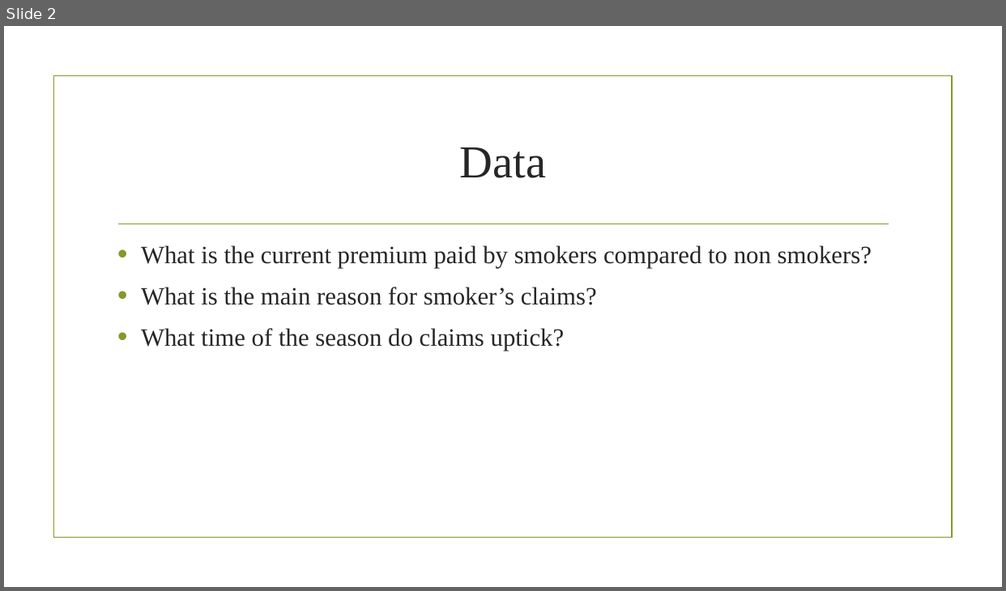
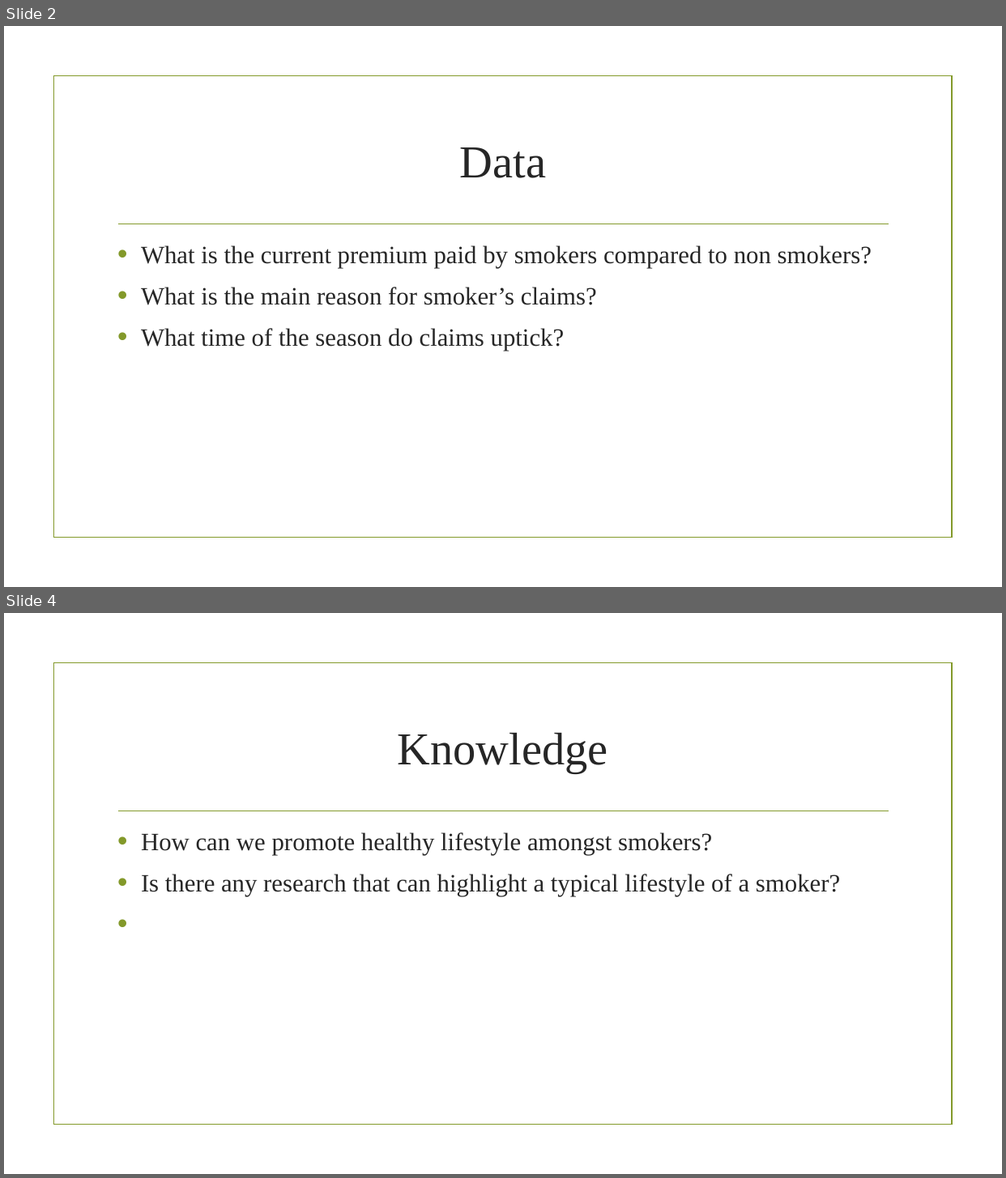
Before and after one commit to magubane94/Integrated_Project, a slide deck: Problem landscaping.pptx. Shown one above the other, each under a label of ours: slide 2 before the commit, slides 2 and 4 after it; the slides between them are not shown. The pictures are 1006x591 and 1006x1178 pixels, drawn with LibreOffice and Linux fonts; fonts in the diff are those of the drawing; background and template pictures are left out. Boxes give left, top, right and bottom in pixels: in the first picture for what was removed or moved away, otherwise in the second. Text is boxed around its words. In the diff, an @@ line names an element or a change of style, - is before the commit and + after.

```diff
--- a/Problem landscaping.pptx
+++ b/Problem landscaping.pptx
@@ slide 4 added at (x1=4, y1=613, x2=1002, y2=1174), background picture (left out); not listed: 2 template elements that a slide beside it also shows @@
@@ title added at (x1=398, y1=733, x2=608, y2=773), 44 pt, text #262626 @@
+Knowledge
@@ text added at (x1=141, y1=833, x2=840, y2=897), 24 pt, text #262626 @@
+• How can we promote healthy lifestyle amongst smokers?
+• Is there any research that can highlight a typical lifestyle of a smoker?
```
Also in this commit, not shown: 1 slide changed, 1 other slide added, 2 slides removed.
